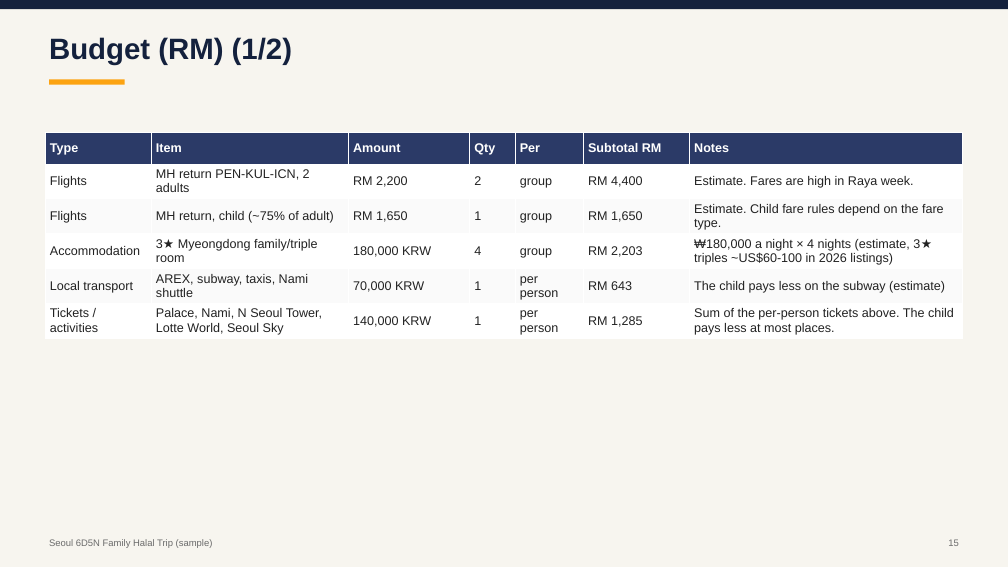
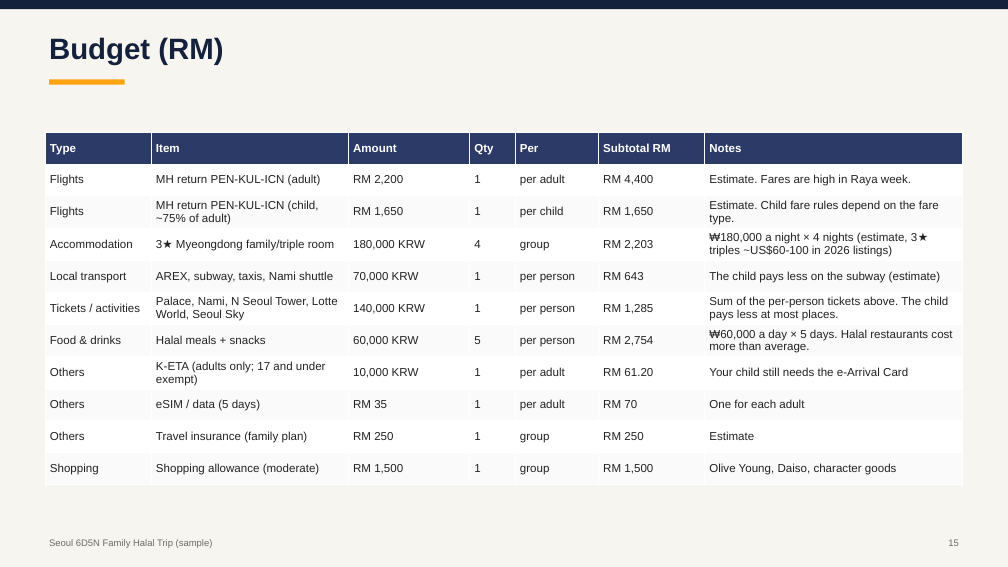
Before and after one commit to willietengg/malaysian-travel, a slide deck: slide 15 of examples/Seoul-6D-family-halal-sample.pptx. Drawn at 1008x567 pixels with LibreOffice and Linux fonts; fonts in the diff are those of the drawing. Boxes give left, top, right and bottom in pixels: in the first picture for what was removed or moved away, otherwise in the second. Text is boxed around its words. In the diff, an @@ line names an element or a change of style, - is before the commit and + after.

```diff
--- a/examples/Seoul-6D-family-halal-sample.pptx
+++ b/examples/Seoul-6D-family-halal-sample.pptx
@@ text at (x1=49, y1=37, x2=223, y2=65): text changed @@
-Budget (RM) (1/2)
+Budget (RM)
@@ table at (x1=45, y1=132, x2=962, y2=482) @@
-row 2: Flights | MH return PEN-KUL-ICN, 2 adults | RM 2,200 | 2 | group | RM 4,400 | Estimate. Fares are high in Raya week.
+row 2: Flights | MH return PEN-KUL-ICN (adult) | RM 2,200 | 1 | per adult | RM 4,400 | Estimate. Fares are high in Raya week.
-row 3, column 2: MH return, child (~75% of adult)
+row 3, column 2: MH return PEN-KUL-ICN (child, ~75% of adult)
-row 3, column 5: group
+row 3, column 5: per child
+row 7: Food & drinks | Halal meals + snacks | 60,000 KRW | 5 | per person | RM 2,754 | ₩60,000 a day × 5 days. Halal restaurants cost more than average.
+row 8: Others | K-ETA (adults only; 17 and under exempt) | 10,000 KRW | 1 | per adult | RM 61.20 | Your child still needs the e-Arrival Card
+row 9: Others | eSIM / data (5 days) | RM 35 | 1 | per adult | RM 70 | One for each adult
+row 10: Others | Travel insurance (family plan) | RM 250 | 1 | group | RM 250 | Estimate
+row 11: Shopping | Shopping allowance (moderate) | RM 1,500 | 1 | group | RM 1,500 | Olive Young, Daiso, character goods
```
Also in this commit, not shown: 13 other slides changed, 1 slide added, 1 slide removed, 24 other files.
